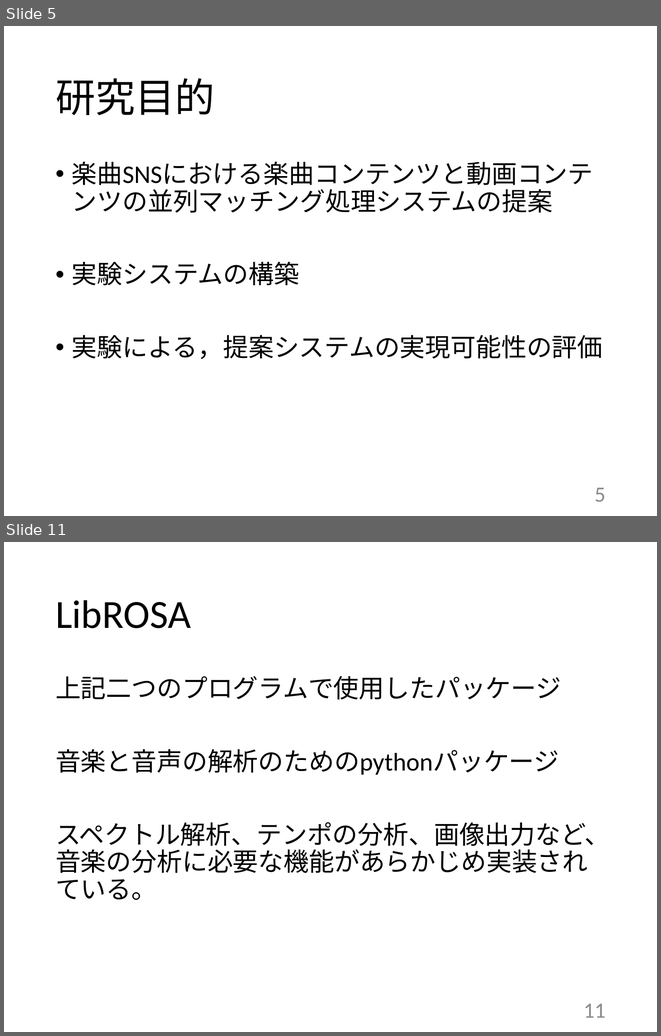
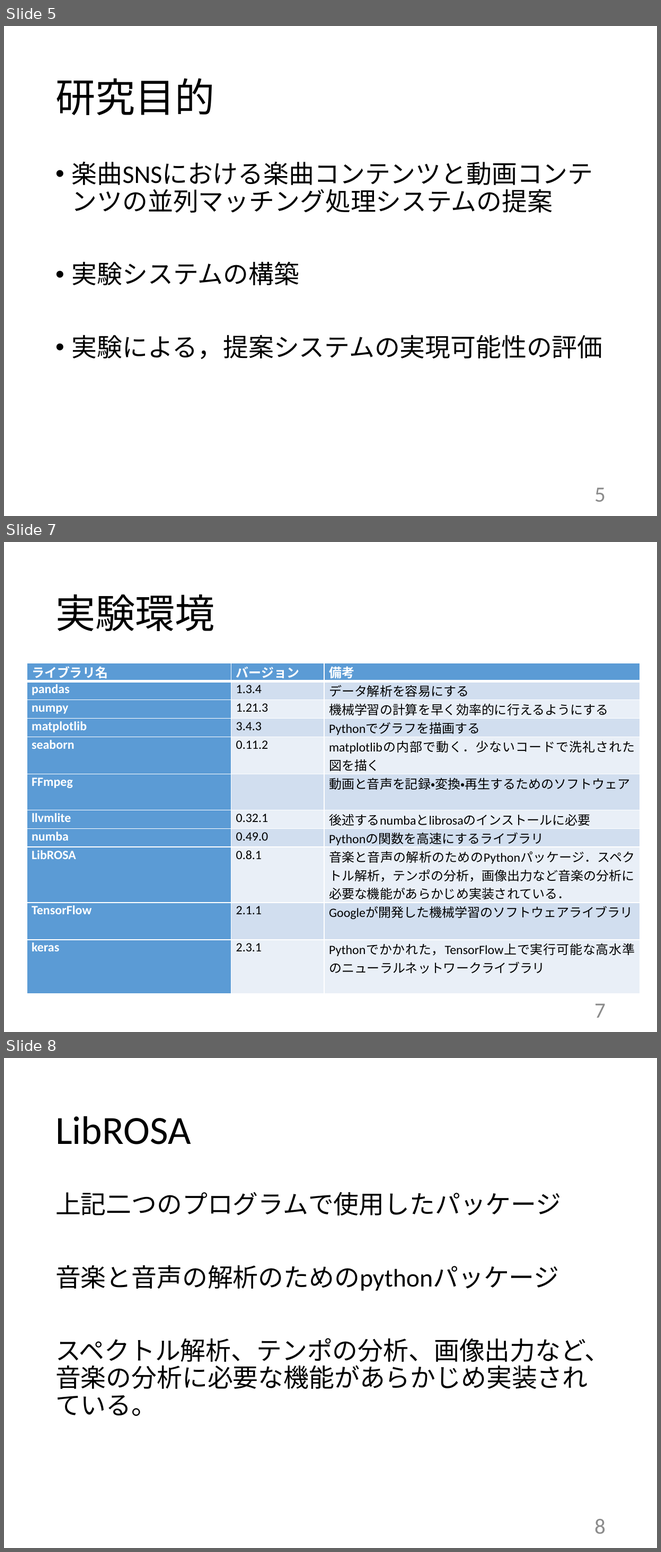
Before and after one commit to kait-takanolab/1821144-yoshii-thesis, a slide deck: 発表用スライド/1821144_yoshii_thesis_ver.pptx. Shown one above the other, each under a label of ours: slides 5 and 11 before the commit, slides 5, 7 and 8 after it; the slides between them are not shown. The pictures are 661x1036 and 661x1552 pixels, drawn with LibreOffice and Linux fonts; fonts in the diff are those of the drawing. Boxes give left, top, right and bottom in pixels: in the first picture for what was removed or moved away, otherwise in the second. Text is boxed around its words. In the diff, an @@ line names an element or a change of style, - is before the commit and + after.

```diff
--- a/発表用スライド/1821144_yoshii_thesis_ver.pptx
+++ b/発表用スライド/1821144_yoshii_thesis_ver.pptx
@@ slide 7 added at [4, 542, 657, 1032], background #FFFFFF @@
@@ title added at [55, 594, 215, 631], 44 pt, text #000000 @@
+実験環境
@@ table added at [27, 663, 640, 968], 11 rows, 3 columns @@
+ライブラリ名 | バージョン | 備考
+pandas | 1.3.4 | データ解析を容易にする
+numpy | 1.21.3 | 機械学習の計算を早く効率的に行えるようにする
+matplotlib | 3.4.3 | Pythonでグラフを描画する
+seaborn | 0.11.2 | matplotlibの内部で動く．少ないコードで洗礼された図を描く
+FFmpeg |  | 動画と音声を記録・変換・再生するためのソフトウェア
+llvmlite | 0.32.1 | 後述するnumbaとlibrosaのインストールに必要
+numba | 0.49.0 | Pythonの関数を高速にするライブラリ
+LibROSA | 0.8.1 | 音楽と音声の解析のためのPythonパッケージ．スペクトル解析，テンポの分析，画像出力など音楽の分析に必要な機能があらかじめ実装されている．
+TensorFlow | 2.1.1 | Googleが開発した機械学習のソフトウェアライブラリ
+keras | 2.3.1 | Pythonでかかれた，TensorFlow上で実行可能な高水準のニューラルネットワークライブラリ
@@ page number added at [594, 1003, 606, 1017], 24 pt, text #8C8C8C @@
+7
@@ what was slide 11 is now slide 8 @@
@@ page number at [594, 1519, 606, 1533]: text changed @@
-11
+8
```
Also in this commit, not shown: 3 slides changed, 1 other slide added.
